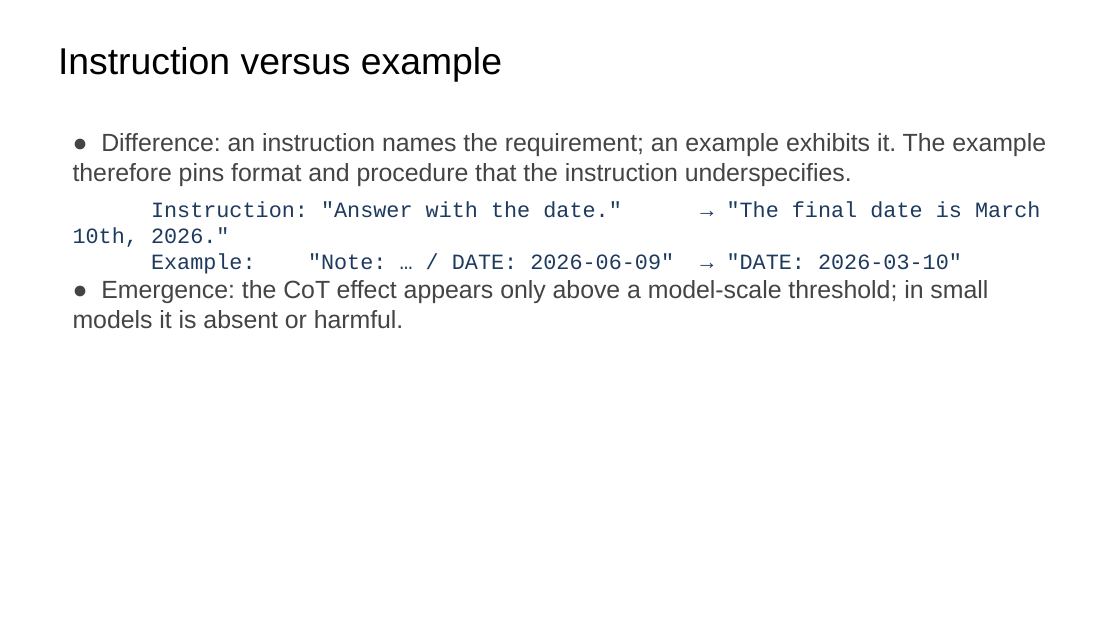
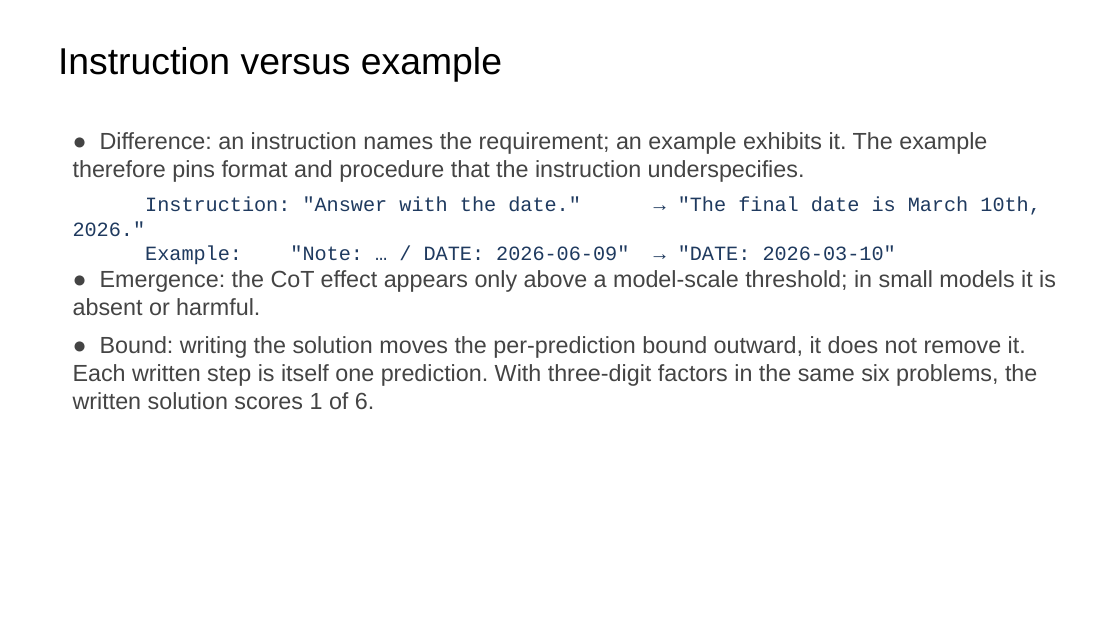
Before and after one commit to ralbu85/stml_2026, a slide deck: slide 17 of lectures/week02/slides-draft-w2.pptx. Drawn at 1120x630 pixels with LibreOffice and Linux fonts; fonts in the diff are those of the drawing. Boxes give left, top, right and bottom in pixels: in the first picture for what was removed or moved away, otherwise in the second. Text is boxed around its words. In the diff, an @@ line names an element or a change of style, - is before the commit and + after.

```diff
--- a/lectures/week02/slides-draft-w2.pptx
+++ b/lectures/week02/slides-draft-w2.pptx
@@ text at (73, 132, 1056, 315): size 16 to 15 pt in "● Difference: an instruction names the requirement; ...", "● Emergence: the CoT effect appears only ..."; size 14 to 13 pt in "Instruction: "Answer with the date." → "The ...", "Example: "Note: … / DATE: 2026-06-09" → ..." @@
@@ text at (73, 336, 1037, 409): paragraph added @@
+● Bound: writing the solution moves the per-prediction bound outward, it does not remove it. Each written step is itself one prediction. With three-digit factors in the same six problems, the written solution scores 1 of 6.
```
Also in this commit, not shown: 2 other slides changed, 1 other file.
